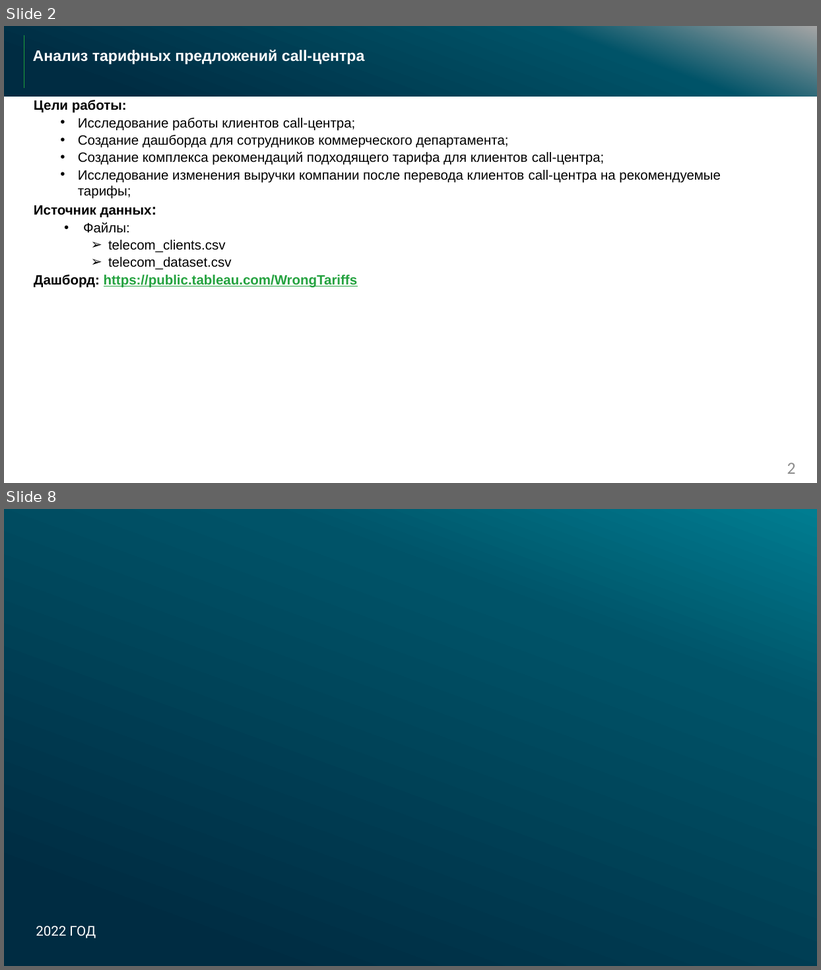
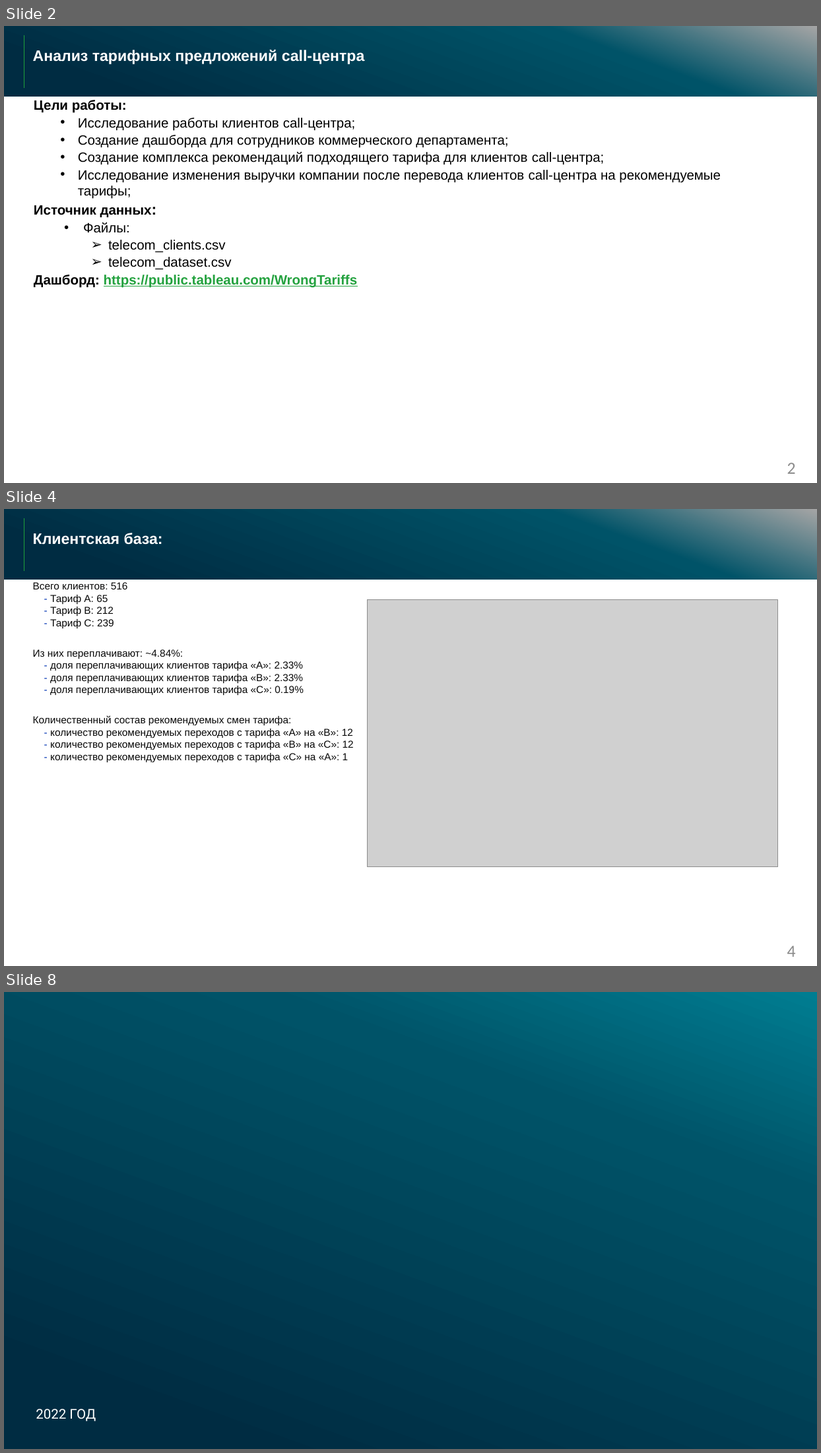
Before and after one commit to parabatareek/DataAnalyst, a slide deck: Projects/Project 13 - Неоптимальные тарифы/Call-центр.pptx. Shown one above the other, each under a label of ours: slides 2 and 8 before the commit, slides 2, 4 and 8 after it; the slides between them are not shown. The pictures are 821x970 and 821x1453 pixels, drawn with LibreOffice and Linux fonts; fonts in the diff are those of the drawing; grey boxes stand for pictures; background and template pictures are left out. Boxes give left, top, right and bottom in pixels: in the first picture for what was removed or moved away, otherwise in the second. Text is boxed around its words. In the diff, an @@ line names an element or a change of style, - is before the commit and + after.

```diff
--- a/Projects/Project 13 - Неоптимальные тарифы/Call-центр.pptx
+++ b/Projects/Project 13 - Неоптимальные тарифы/Call-центр.pptx
@@ slide 4 added at (x1=4, y1=509, x2=817, y2=966), background #FFFFFF @@
@@ rectangle added at (x1=4, y1=509, x2=817, y2=579), fill gradient #A5A5A5 to #005368 to #002C42 @@
@@ line added from (24, 518) to (24, 570), #20A23C 0.75 pt @@
@@ text added at (x1=33, y1=533, x2=163, y2=545), 18 pt, text #FFFFFF, bold @@
+Клиентская база:
@@ text added at (x1=33, y1=582, x2=354, y2=762), 12 pt, text #080808 @@
+Всего клиентов: 516
+- Тариф А: 65
+- Тариф B: 212
+- Тариф С: 239
+Из них переплачивают: ~4.84%:
+- доля переплачивающих клиентов тарифа «А»: 2.33%
+- доля переплачивающих клиентов тарифа «B»: 2.33%
+- доля переплачивающих клиентов тарифа «C»: 0.19%
+Количественный состав рекомендуемых смен тарифа:
+- количество рекомендуемых переходов с тарифа «А» на «B»: 12
+- количество рекомендуемых переходов с тарифа «B» на «C»: 12
+- количество рекомендуемых переходов с тарифа «C» на «A»: 1
@@ picture added at (x1=368, y1=600, x2=779, y2=867) @@
@@ page number added at (x1=787, y1=946, x2=796, y2=957), 20 pt, text #8C8C8C @@
+4
```
Also in this commit, not shown: 4 slides changed, 1 slide removed, 1 other file.
